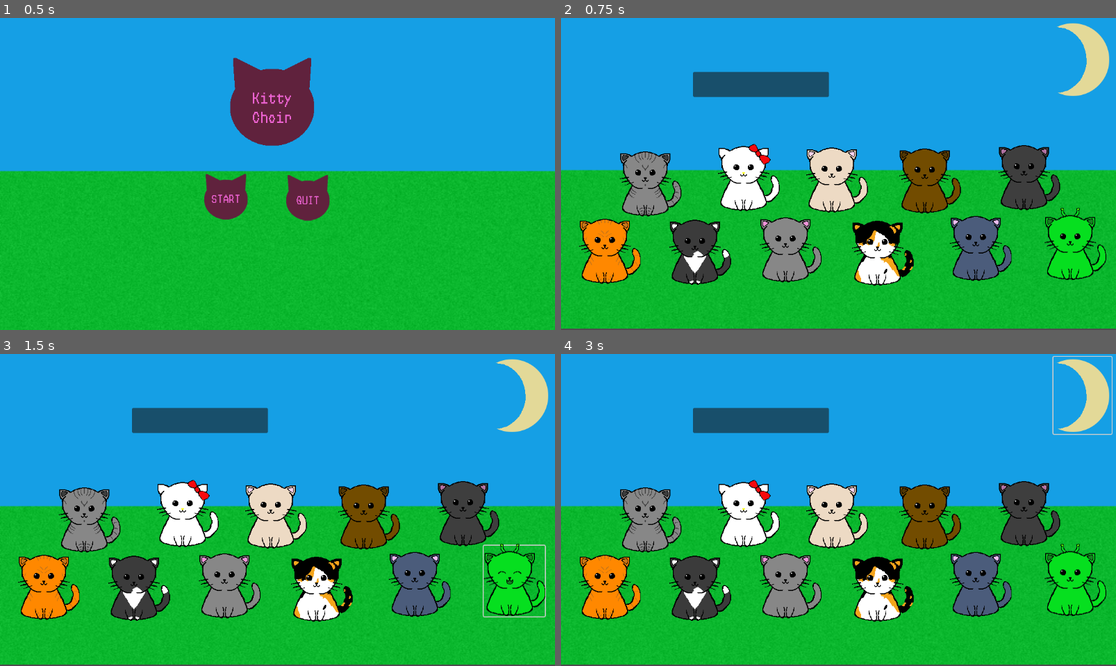
Above: before the commit, frames 1-4 (two rows, left to right).
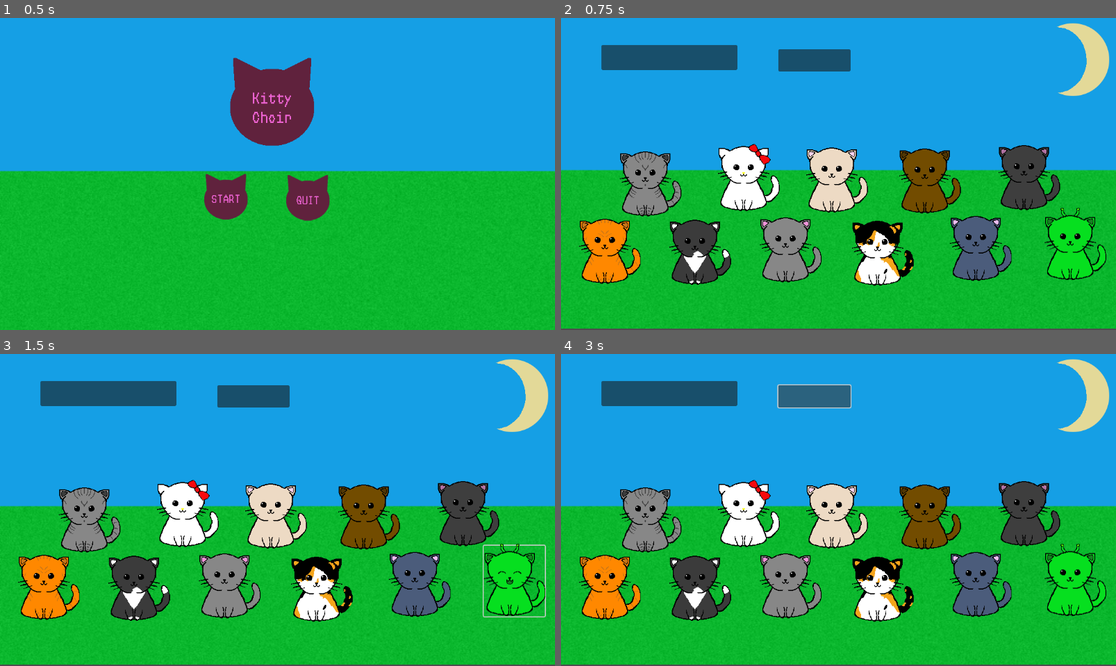
Above: after the commit, the same moments.

Repository: jesspancakes/music-game
Game: Godot game, scene res://start.tscn
Two runs of this game, one before a commit and one after it. Both use one fixed random seed, a clock stepped at 60 frames per second and the inputs below. The project has no main scene, so this scene is started directly.
Inputs (mouse positions are in pixels of both pictures, inside the frame that each line leads up to):
- Up to frame 1 (0.5 s): no input
- Up to frame 2 (0.75 s): click (788, 195) at 0.5 s
- Up to frame 3 (1.5 s): click (516, 581) at 1.25 s
- Up to frame 4 (3 s): click (1082, 394) at 2 s; click (816, 397) at 2.77 s

Frame 1 is identical in both runs. In frame 2, 4.9% of the frame differs, in the area x 7-53%, y 8-26%; in frame 3, 4.9%; in frame 4, 5.2%, in the area x 7-100%, y 0-27%.

Commit message:
drum loop starts and stops!

Diff:
--- a/musicgame/node_2d.gd
+++ b/musicgame/node_2d.gd
@@ -100,7 +100,11 @@
 	pass # Replace with function body.
 
 
-
 func _on_drum_pressed() -> void:
 	$drumloop.play()
 	pass # Replace with function body.
+
+
+func _on_stop_pressed() -> void:
+	$drumloop.stop()
+	pass # Replace with function body.
--- a/musicgame/node_2d.tscn
+++ b/musicgame/node_2d.tscn
@@ -198,13 +198,19 @@
 flat = true
 
 [node name="drum" type="Button" parent="."]
-offset_left = 274.0
-offset_top = 112.0
-offset_right = 556.0
-offset_bottom = 164.0
+offset_left = 84.0
+offset_top = 56.0
+offset_right = 366.0
+offset_bottom = 108.0
 
 [node name="drumloop" type="AudioStreamPlayer2D" parent="."]
 stream = ExtResource("26_pb1ww")
+
+[node name="stop" type="Button" parent="."]
+offset_left = 451.0
+offset_top = 65.0
+offset_right = 601.0
+offset_bottom = 111.0
 
 [connection signal="pressed" from="cat1" to="." method="_on_cat_1_pressed"]
 [connection signal="pressed" from="cat2" to="." method="_on_cat_2_pressed"]
@@ -219,3 +225,4 @@
 [connection signal="pressed" from="cat11" to="." method="_on_cat_11_pressed"]
 [connection signal="pressed" from="Button" to="." method="_on_button_pressed"]
 [connection signal="pressed" from="drum" to="." method="_on_drum_pressed"]
+[connection signal="pressed" from="stop" to="." method="_on_stop_pressed"]
--- a/musicgame/project.godot
+++ b/musicgame/project.godot
@@ -16,7 +16,7 @@
 
 [input]
 
-meow1={
+cat11={
 "deadzone": 0.5,
 "events": [Object(InputEventKey,"resource_local_to_scene":false,"resource_name":"","device":0,"window_id":0,"alt_presse …(189 unchanged characters)…
 ]
